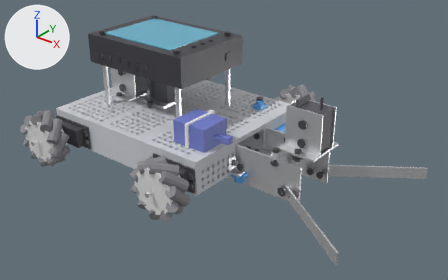
Before and after pictures for a commit that changed the glTF model docs/manual/robot_a.glb.
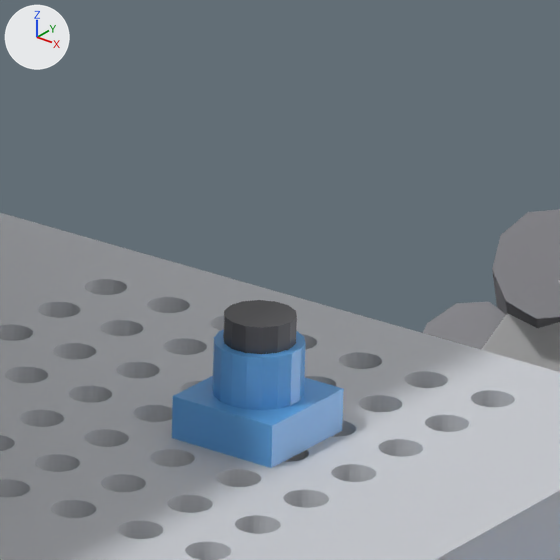
The first picture shows the older version from a 50 mm camera at (459.0, -487.0, 331.0) aimed at (81.0, -14.0, 38.0). The close-ups show the older and then the newer version on the part from 53% to 64% of the width and 25% to 42% of the height of that picture. Only the edits that show in the close-ups are written down. Lighting does not change. The marker at upper left points along +X, +Y and +Z.

The first close-up shows '01.1|Printed chassis (print 1)', '03.1|Mecanum Wheel roller.014', '03.1|Mecanum Wheel roller.015', '03.1|Mecanum Wheel.001', '06.5|Light', '06.5|Screw 8-32 x 1/4" (black)'.
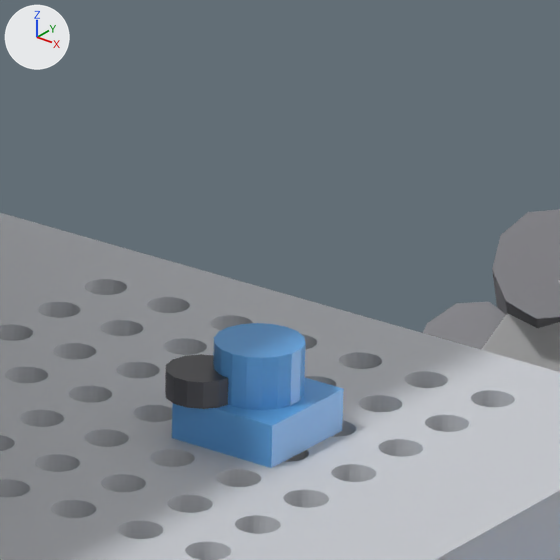
What differs and where, as boxes [x1, y1, x2, y2] in the close-ups (560 x 560 px):
'06.5|Screw 8-32 x 1/4" (black)', deleted: before [223, 300, 297, 354]
'06.5|Screw 8-32 x 1/2" (black)', added: after [165, 354, 228, 409]

Diff of the bpy script that builds the scene:
```diff
--- a/docs/manual/robot_a.glb.py
+++ b/docs/manual/robot_a.glb.py
@@ me_cylinder_218_1 @@
+me_cylinder_218_1.from_pydata(...)  # a 14-sided cylinder along z spanning x 68.4..75.6, y 50.49..57.51, z 55.5..58.3
+me_cylinder_218_1.materials.append(mat_screw)  # dark grey #616165
@@ ob_06_5_screw_8_32_x_1_4___black @@
-ob_06_5_screw_8_32_x_1_4___black = bpy.data.objects.new('06.5|Screw 8-32 x 1/4" (black)', me_cylinder_218)
-ob_06_5_screw_8_32_x_1_4___black.location = (0.0, 0.0, 0.0)
@@ ob_06_5_screw_8_32_x_1_2___black @@
+ob_06_5_screw_8_32_x_1_2___black = bpy.data.objects.new('06.5|Screw 8-32 x 1/2" (black)', me_cylinder_218_1)
+ob_06_5_screw_8_32_x_1_2___black.location = (0.0, 0.0, 0.0)
```
